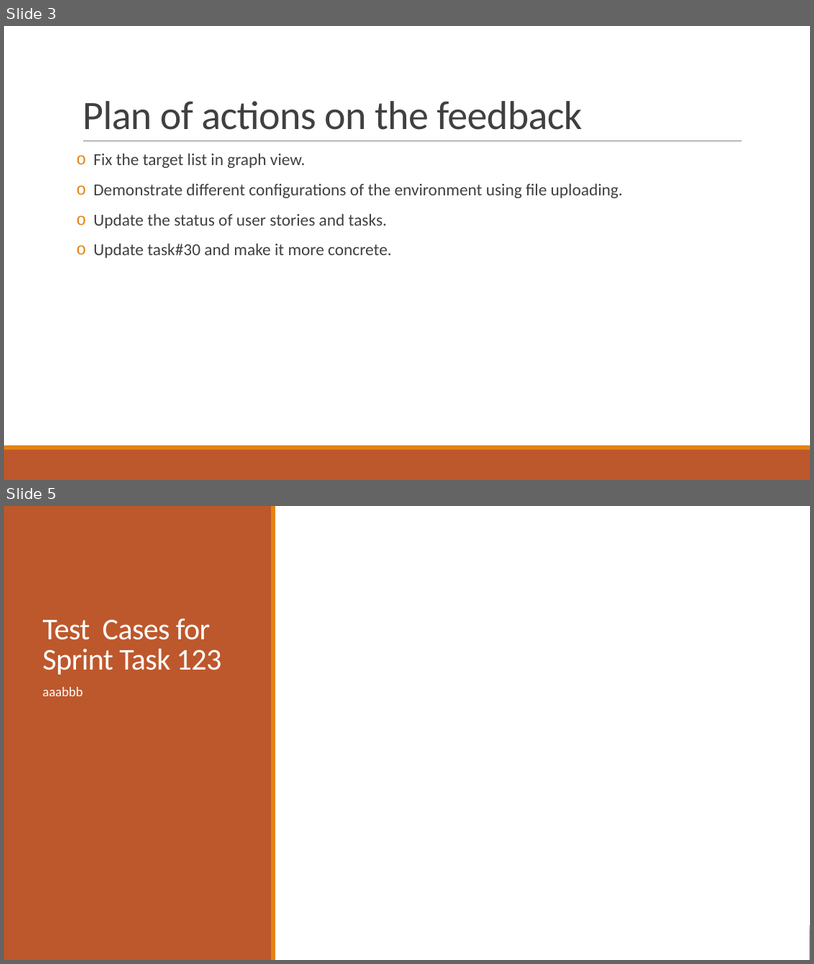
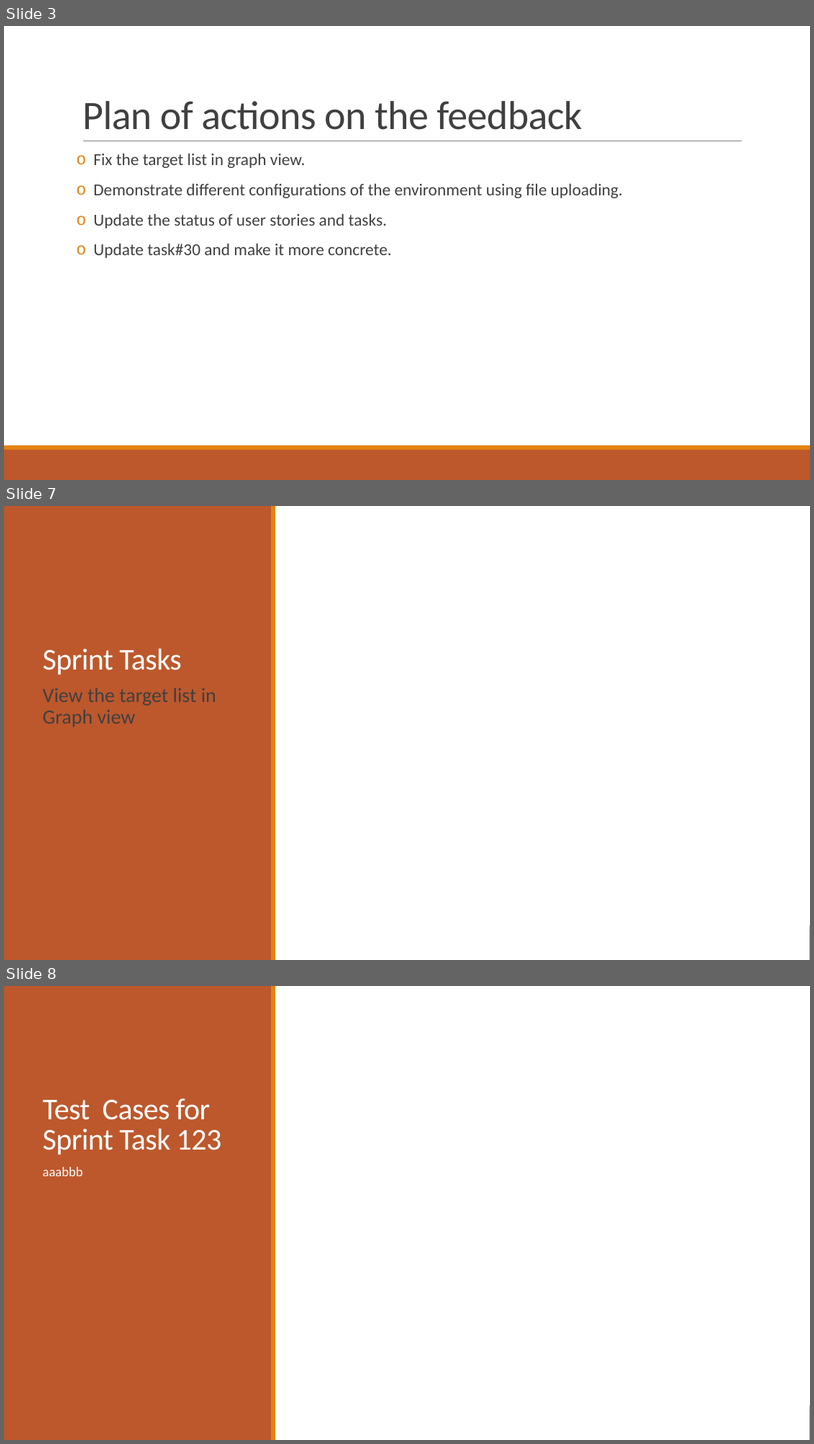
Before and after one commit to 2012215434/CS744, a slide deck: documents/set5/Presentation5.pptx. Shown one above the other, each under a label of ours: slides 3 and 5 before the commit, slides 3, 7 and 8 after it; the slides between them are not shown. The pictures are 814x964 and 814x1444 pixels, drawn with LibreOffice and Linux fonts; fonts in the diff are those of the drawing. Boxes give left, top, right and bottom in pixels: in the first picture for what was removed or moved away, otherwise in the second. Text is boxed around its words. In the diff, an @@ line names an element or a change of style, - is before the commit and + after.

Commit message:
add sprint#5 &ppt

```diff
--- a/documents/set5/Presentation5.pptx
+++ b/documents/set5/Presentation5.pptx
@@ slide 7 added at (4,506,810,960), background #FFFFFF; not listed: 2 template elements that a slide beside it also shows @@
@@ rectangle added at (4,506,810,960), fill #FFFFFF @@
@@ rectangle added at (4,506,272,960), fill #BD582C @@
@@ rectangle added at (271,506,275,960), fill #E48312 @@
@@ title added at (43,649,181,674), 36 pt, text #FFFFFF @@
+Sprint Tasks
@@ text added at (43,687,216,727), 24 pt, text #404040 @@
+    View the target list in Graph view
@@ what was slide 5 is now slide 8 @@
```
Also in this commit, not shown: 1 slide changed, 2 other slides added, 1 other file.
